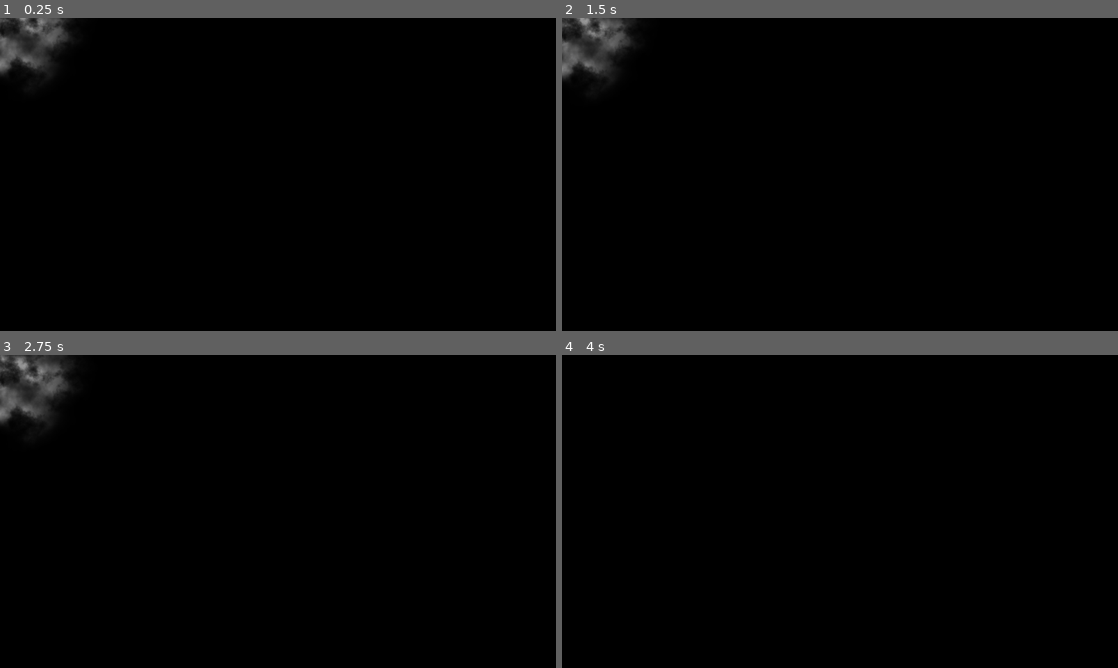
Above: before the commit, frames 1-4 (two rows, left to right).
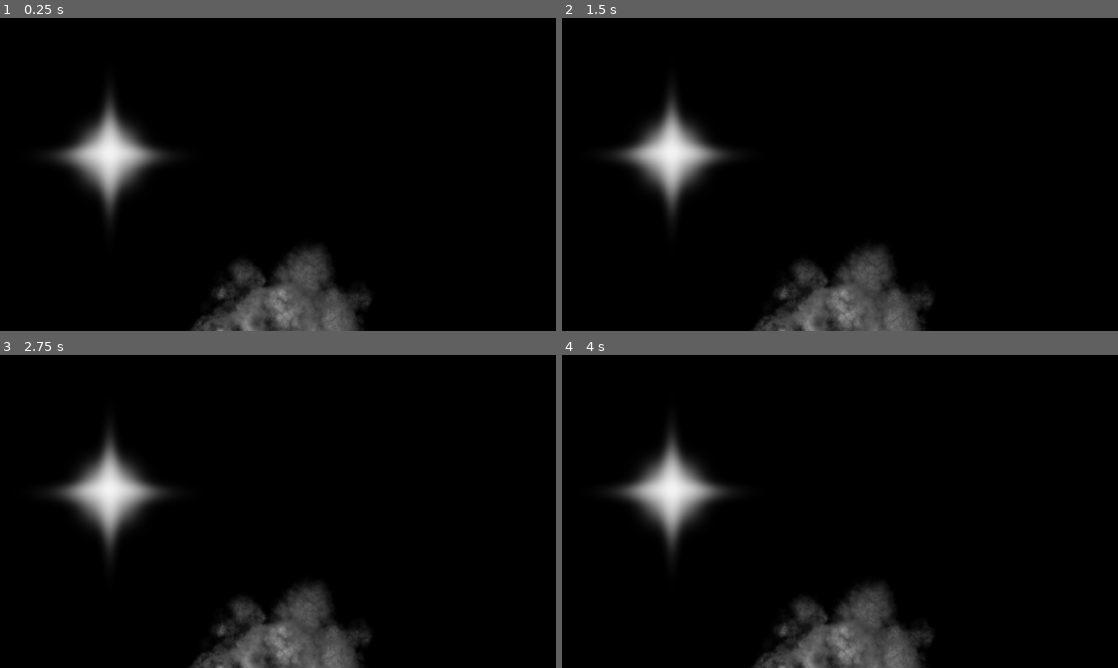
Above: after the commit, the same moments.

Repository: Masiyahbot/BrickBreaker
Game: Godot game, scene res://particles_2d.tscn
Two runs of this game, one before a commit and one after it. Both use one fixed random seed, a clock stepped at 60 frames per second and the inputs below. This scene is started directly instead of the project's main scene.
Inputs:
- Up to frame 1 (0.25 s): no input
- Up to frame 2 (1.5 s): hold D (right) 0.53-1.28 s; hold A (left) from 1.28 s (still down)
- Up to frame 3 (2.75 s): release A (left) at 2.03 s; hold D (right) from 2.03 s (still down)
- Up to frame 4 (4 s): release D (right) at 3.53 s; hold A (left) from 3.53 s (still down)

The runs differ from the first frame. In frame 1, 10% of the frame differs, in the area x 0-67%, y 0-100%; in frame 2, 10%; in frame 3, 11%; in frame 4, 8.4%.

Commit message:
Trail particle complete 11.29.23

Diff:
--- a/Scenes/main.tscn
+++ b/Scenes/main.tscn
@@ -1,11 +1,13 @@
-[gd_scene load_steps=8 format=3 uid="uid://ciiuqpi3fwa3c"]
+[gd_scene load_steps=10 format=3 uid="uid://ciiuqpi3fwa3c"]
 
 [ext_resource type="PackedScene" uid="uid://b7ebpynx4dase" path="res://Scenes/paddle.tscn" id="1_5ieia"]
 [ext_resource type="PackedScene" uid="uid://bickn2dgve6m8" path="res://ui.tscn" id="1_06ouj"]
 [ext_resource type="PackedScene" uid="uid://cvjv2a1hm7gfd" path="res://ball.tscn" id="2_806le"]
 [ext_resource type="PackedScene" uid="uid://cxi6a1f51fa7d" path="res://wall.tscn" id="3_rnhv4"]
 [ext_resource type="PackedScene" uid="uid://c24l67qdd3dsb" path="res://death_zone.tscn" id="4_qb2db"]
+[ext_resource type="PackedScene" uid="uid://bi6ypo3u13wca" path="res://sparkle.tscn" id="4_uti23"]
 [ext_resource type="Script" path="res://brick_spawner.gd" id="6_g2x31"]
+[ext_resource type="PackedScene" uid="uid://b7uqa07poutux" path="res://death_smoke.tscn" id="7_cxocg"]
 [ext_resource type="PackedScene" uid="uid://c4cawtvjv0bgv" path="res://Scenes/brick.tscn" id="7_m4xgj"]
 
 [node name="main" type="Node"]
@@ -27,6 +29,10 @@
 death_zone = NodePath("../DeathZone")
 ui = NodePath("../UI")
 
+[node name="Sparkle" parent="Ball" instance=ExtResource("4_uti23")]
+position = Vector2(-8.3266e-12, 28)
+scale = Vector2(4.75698e+07, -4.1e+06)
+
 [node name="Walls" type="Node" parent="."]
 
 [node name="UpperWall" parent="Walls" instance=ExtResource("3_rnhv4")]
@@ -46,6 +52,8 @@
 [node name="DeathZone" parent="." instance=ExtResource("4_qb2db")]
 position = Vector2(-4, 357)
 
+[node name="DeathSmoke" parent="DeathZone" instance=ExtResource("7_cxocg")]
+
 [node name="BrickSpawner" type="Node" parent="." node_paths=PackedStringArray("spawn_start")]
 script = ExtResource("6_g2x31")
 brick_scene = ExtResource("7_m4xgj")
--- a/ball.gd
+++ b/ball.gd
@@ -11,7 +11,8 @@
 @export var death_zone: DeathZone
 @export var ui: UI
 
-
+@onready var sparkle = $Sparkle
+var sparkle_rotation = 1
 
 var speed_up_factor = 1.05
 var start_position: Vector2
--- /dev/null
+++ b/death_smoke.tscn
@@ -0,0 +1,21 @@
+[gd_scene load_steps=4 format=3 uid="uid://b7uqa07poutux"]
+
+[ext_resource type="Texture2D" uid="uid://3jlkw4ug5xl1" path="res://Assets/smoke_01.png" id="1_lbnrr"]
+
+[sub_resource type="CanvasItemMaterial" id="CanvasItemMaterial_x4wya"]
+
+[sub_resource type="ParticleProcessMaterial" id="ParticleProcessMaterial_jpt1o"]
+particle_flag_disable_z = true
+gravity = Vector3(0, 98, 0)
+orbit_velocity_min = 0.0
+orbit_velocity_max = 0.0
+scale_max = 4.0
+
+[node name="DeathSmoke" type="GPUParticles2D"]
+material = SubResource("CanvasItemMaterial_x4wya")
+position = Vector2(566, 724)
+amount = 1
+process_material = SubResource("ParticleProcessMaterial_jpt1o")
+texture = ExtResource("1_lbnrr")
+speed_scale = 2.0
+trail_lifetime = 0.02
--- a/death_zone.gd
+++ b/death_zone.gd
@@ -4,5 +4,7 @@
 
 signal life_lost
 
+@onready var DeathSmoke = $DeathSmoke
+
 func _on_body_entered(body):
 	life_lost.emit()
--- a/particles_2d.tscn
+++ b/particles_2d.tscn
@@ -1,14 +1,46 @@
-[gd_scene load_steps=3 format=3 uid="uid://p7x1bijx3w2m"]
+[gd_scene load_steps=7 format=3 uid="uid://p7x1bijx3w2m"]
 
-[ext_resource type="Texture2D" uid="uid://3jlkw4ug5xl1" path="res://Assets/smoke_01.png" id="1_sr7gc"]
+[ext_resource type="Texture2D" uid="uid://btxuibgy6c126" path="res://Assets/smoke_08.png" id="1_nj12v"]
+[ext_resource type="Texture2D" uid="uid://cjf1qierrsndq" path="res://Assets/star_01.png" id="2_pjb76"]
 
-[sub_resource type="ParticleProcessMaterial" id="ParticleProcessMaterial_d05pg"]
+[sub_resource type="CanvasItemMaterial" id="CanvasItemMaterial_t3vtc"]
+particles_animation = true
+particles_anim_h_frames = 1
+particles_anim_v_frames = 2
+particles_anim_loop = true
+
+[sub_resource type="ParticleProcessMaterial" id="ParticleProcessMaterial_hn485"]
 particle_flag_disable_z = true
 gravity = Vector3(0, 98, 0)
 orbit_velocity_min = 0.0
 orbit_velocity_max = 0.0
 
-[node name="Particles2D" type="GPUParticles2D"]
+[sub_resource type="CanvasItemMaterial" id="CanvasItemMaterial_hyw7s"]
+particles_animation = true
+particles_anim_h_frames = 1
+particles_anim_v_frames = 1
+particles_anim_loop = true
+
+[sub_resource type="ParticleProcessMaterial" id="ParticleProcessMaterial_s2i6h"]
+particle_flag_disable_z = true
+gravity = Vector3(0, 98, 0)
+orbit_velocity_min = 0.0
+orbit_velocity_max = 0.0
+
+[node name="DeathSmoke" type="GPUParticles2D"]
+material = SubResource("CanvasItemMaterial_t3vtc")
+position = Vector2(579, 528)
+scale = Vector2(4.08, 2.76)
 amount = 1
-process_material = SubResource("ParticleProcessMaterial_d05pg")
-texture = ExtResource("1_sr7gc")
+process_material = SubResource("ParticleProcessMaterial_hn485")
+texture = ExtResource("1_nj12v")
+lifetime = 0.1
+
+[node name="GPUParticles2D" type="GPUParticles2D" parent="."]
+material = SubResource("CanvasItemMaterial_hyw7s")
+position = Vector2(-86.2746, -90.5797)
+amount = 4
+process_material = SubResource("ParticleProcessMaterial_s2i6h")
+texture = ExtResource("2_pjb76")
+lifetime = 0.6
+speed_scale = 2.33
--- /dev/null
+++ b/sparkle.tscn
@@ -0,0 +1,27 @@
+[gd_scene load_steps=4 format=3 uid="uid://bi6ypo3u13wca"]
+
+[ext_resource type="Texture2D" uid="uid://cjf1qierrsndq" path="res://Assets/star_01.png" id="1_cddhc"]
+
+[sub_resource type="CanvasItemMaterial" id="CanvasItemMaterial_dki72"]
+particles_animation = true
+particles_anim_h_frames = 1
+particles_anim_v_frames = 1
+particles_anim_loop = true
+
+[sub_resource type="ParticleProcessMaterial" id="ParticleProcessMaterial_cf5y4"]
+particle_flag_disable_z = true
+gravity = Vector3(0, 98, 0)
+orbit_velocity_min = 0.0
+orbit_velocity_max = 0.0
+scale_min = 0.0
+scale_max = 0.3
+color = Color(0.886275, 0.964706, 0.862745, 1)
+
+[node name="Sparkle" type="GPUParticles2D"]
+material = SubResource("CanvasItemMaterial_dki72")
+position = Vector2(618, 407)
+amount = 3
+process_material = SubResource("ParticleProcessMaterial_cf5y4")
+texture = ExtResource("1_cddhc")
+lifetime = 0.6
+speed_scale = 2.33
